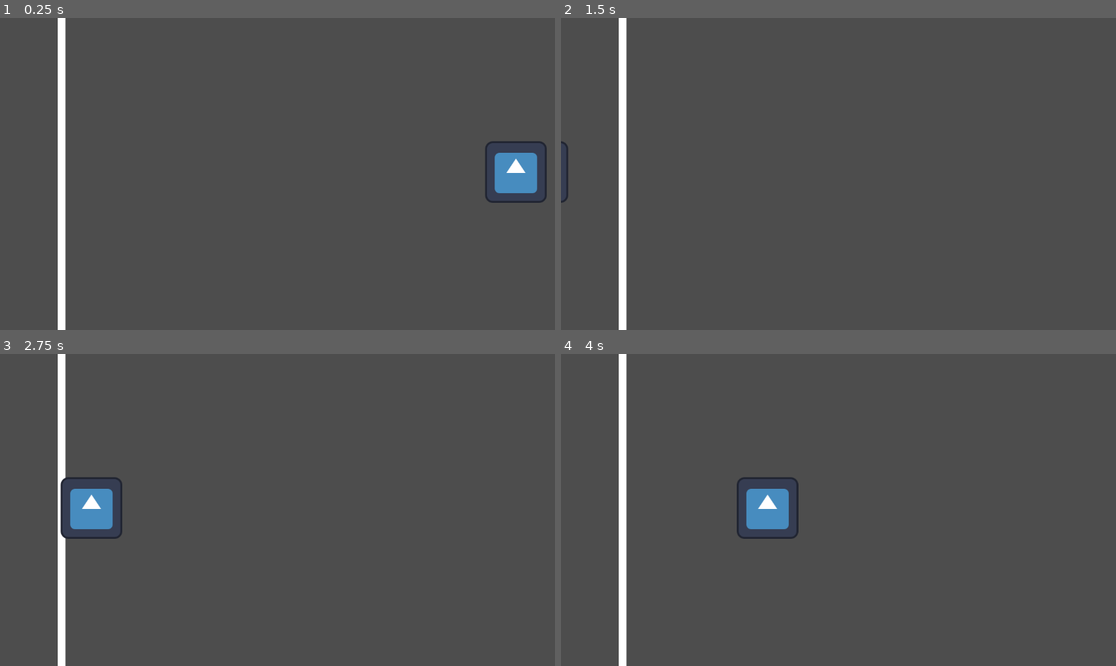
Above: before the commit, frames 1-4 (two rows, left to right).
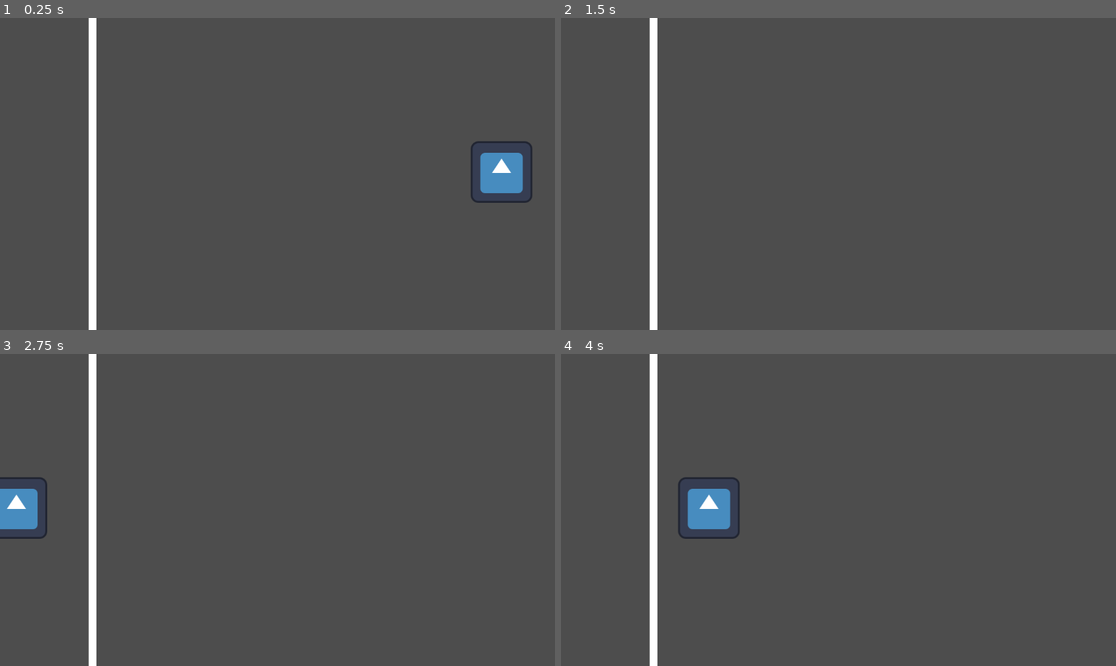
Above: after the commit, the same moments.

Repository: demo-argenti/Brainbreakerz
Game: Godot game, scene res://Rhythm Test.tscn
The game is run twice, just before and just after one commit, with the same random seed, the same clock (stepped at 60 frames per second) and the same inputs. The engine's default icon, where the game draws it, is replaced by a stand-in: a white triangle on a blue panel in a dark square.
Inputs:
- Up to frame 1 (0.25 s): no input
- Up to frame 2 (1.5 s): hold Up (ui_up) 0.53-1.28 s
- Up to frame 3 (2.75 s): hold Up (ui_up) from 2.03 s (still down)
- Up to frame 4 (4 s): release Up (ui_up) at 3.53 s

The runs differ from the first frame. In frame 1, 4.1% of the frame differs, in the area x 10-99%, y 0-100%; in frame 2, 3.1%; in frame 3, 4.9%; in frame 4, 5.5%, in the area x 10-43%, y 0-100%.

Commit message:
Some minor tweaks
Just changing some things and testing them

Diff:
--- a/new-game-project/Rhythm Test.tscn
+++ b/new-game-project/Rhythm Test.tscn
@@ -9,22 +9,6 @@
 
 [sub_resource type="RectangleShape2D" id="RectangleShape2D_44ghi"]
 size = Vector2(128, 128)
-
-[sub_resource type="Animation" id="Animation_jg4cg"]
-resource_name = "move_note_normal"
-length = 1.5
-tracks/0/type = "value"
-tracks/0/imported = false
-tracks/0/enabled = true
-tracks/0/path = NodePath("Note:position")
-tracks/0/interp = 1
-tracks/0/loop_wrap = true
-tracks/0/keys = {
-"times": PackedFloat32Array(0, 1.5),
-"transitions": PackedFloat32Array(1, 1),
-"update": 0,
-"values": [Vector2(1280, 320), Vector2(-64, 320)]
-}
 
 [sub_resource type="Animation" id="Animation_fngcl"]
 length = 0.001
@@ -41,6 +25,22 @@
 "values": [Vector2(1280, 320)]
 }
 
+[sub_resource type="Animation" id="Animation_jg4cg"]
+resource_name = "move_note_normal"
+length = 1.5
+tracks/0/type = "value"
+tracks/0/imported = false
+tracks/0/enabled = true
+tracks/0/path = NodePath("Note:position")
+tracks/0/interp = 1
+tracks/0/loop_wrap = true
+tracks/0/keys = {
+"times": PackedFloat32Array(0, 1.5),
+"transitions": PackedFloat32Array(1, 1),
+"update": 0,
+"values": [Vector2(1280, 320), Vector2(-256, 320)]
+}
+
 [sub_resource type="AnimationLibrary" id="AnimationLibrary_6hd2t"]
 _data = {
 "RESET": SubResource("Animation_fngcl"),
@@ -50,9 +50,9 @@
 [node name="Test Scene" type="Node2D"]
 
 [node name="NoteChecker" type="Area2D" parent="."]
-position = Vector2(128, 0)
+position = Vector2(192, 0)
 
-[node name="TextureRect" type="ColorRect" parent="NoteChecker"]
+[node name="ColorRect" type="ColorRect" parent="NoteChecker"]
 offset_left = -8.0
 offset_right = 8.0
 offset_bottom = 648.0
@@ -63,15 +63,14 @@
 [node name="Note" type="CharacterBody2D" parent="."]
 position = Vector2(1280, 320)
 script = ExtResource("1_h5ag5")
+input_key = "ui_down"
 
 [node name="Sprite2D" type="Sprite2D" parent="Note"]
 texture = ExtResource("1_ix621")
 
 [node name="HitArea" type="Area2D" parent="Note"]
-position = Vector2(-1280, -320)
 
 [node name="GoodHit" type="CollisionShape2D" parent="Note/HitArea"]
-position = Vector2(1280, 320)
 shape = SubResource("RectangleShape2D_44ghi")
 
 [node name="AnimationPlayer" type="AnimationPlayer" parent="Note"]
@@ -79,6 +78,3 @@
 libraries = {
 "": SubResource("AnimationLibrary_6hd2t")
 }
-
-[node name="PlaceholderCollider" type="CollisionShape2D" parent="Note"]
-shape = SubResource("RectangleShape2D_44ghi")
--- a/new-game-project/note.gd
+++ b/new-game-project/note.gd
@@ -1,15 +1,12 @@
 extends CharacterBody2D
-
-
-const SPEED = 300.0
-const JUMP_VELOCITY = -400.0
 
 @onready var _animation_player = $AnimationPlayer
 @onready var _hit_area = $HitArea
+@export  var input_key: String
 
 func _physics_process(delta: float) -> void:
 	_animation_player.play("move_note_normal")
-	if Input.is_action_just_pressed("ui_up") and _hit_area.overlaps_area($"../NoteChecker"):
+	if Input.is_action_just_pressed(input_key) and _hit_area.overlaps_area($"../NoteChecker"):
 		die()
 
 func die():
